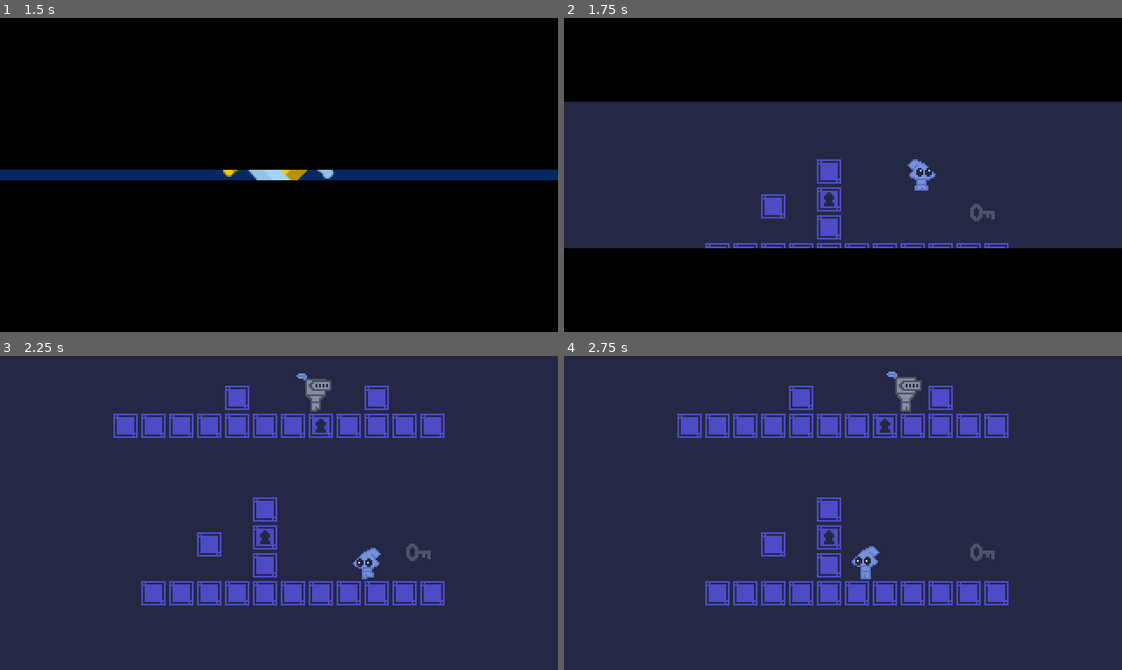
Above: before the commit, frames 1-4 (two rows, left to right).
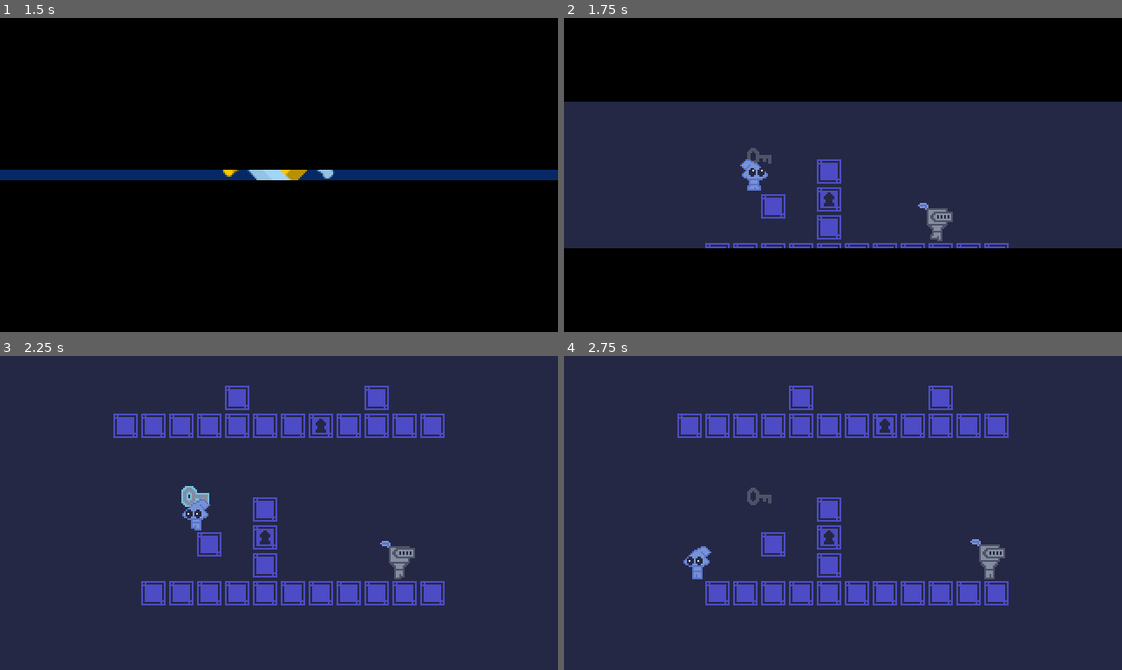
Above: after the commit, the same moments.

Repository: dw3nt/palette-jam-2-break
Game: Godot game, scene res://Main.tscn
The game is run twice, just before and just after one commit, with the same random seed, the same clock (stepped at 60 frames per second) and the same inputs.
Inputs (mouse positions are in pixels of both pictures, inside the frame that each line leads up to):
- Up to frame 1 (1.5 s): tap Enter at 0.5 s; move the mouse to (401, 159) at 0.52 s; hold E (interact) 0.53-1.28 s; hold D (move_right) from 0.53 s (still down); tap Space (jump) at 0.77 s; move the mouse to (167, 190) at 1.27 s; tap S (crouch) at 1.35 s
- Up to frame 2 (1.75 s): keep holding D (move_right); tap Space (jump) at 1.52 s; tap E (interact) at 1.55 s
- Up to frame 3 (2.25 s): move the mouse to (334, 443) at 2.02 s; release D (move_right) at 2.03 s; hold A (move_left) from 2.03 s (still down); hold E (interact) from 2.03 s (still down)
- Up to frame 4 (2.75 s): keep holding A (move_left); keep holding E (interact)

Frame 1 is identical in both runs. In frame 2, 1.1% of the frame differs, in the area x 31-78%, y 41-72%; in frame 3, 1.4%, in the area x 32-78%, y 5-72%; in frame 4, 1.4%.

Commit message:
guard reverts state after stun

Diff:
--- a/characters/guard/Chase.gd
+++ b/characters/guard/Chase.gd
@@ -1,4 +1,6 @@
 extends GuardState
+
+const TARGET_POS_OFFSET := Vector2(0, -12)
 
 var target : Player
 
@@ -11,10 +13,12 @@
 	target = params.target
 
 
-func physics_process(delta : float) -> void:
+func process(delta : float) -> void:
 	if !canSeeTarget():
 		fsm.change_state("Patrol")
 
+
+func physics_process(delta : float) -> void:
 	var moveDirX = sign(target.global_position.x - global_position.x)
 	fsm.velocity.x = moveDirX * CHASE_SPEED
 
@@ -22,8 +26,9 @@
 
 
 func canSeeTarget() -> bool:
-	var distanceToTarget = global_position.distance_to(target.global_position)
-	targetSight.cast_to = (target.global_position - targetSight.global_position).normalized() * distanceToTarget
+	var targetPos = target.global_position + TARGET_POS_OFFSET
+	var distanceToTarget = targetSight.global_position.distance_to(targetPos)
+	targetSight.cast_to = (targetPos - targetSight.global_position).normalized() * distanceToTarget
 
 	return !targetSight.is_colliding()
 
--- a/characters/guard/Guard.gd
+++ b/characters/guard/Guard.gd
@@ -24,3 +24,11 @@
 	stateWrap.state.physics_process(delta)
 	move_and_slide(stateWrap.velocity, Vector2.UP)
 	stateWrap.isOnFloor = is_on_floor()
+
+
+func _on_HurtDetect_body_entered(body : PickUpItem) -> void:
+	if !body:
+		return
+
+	if body.isThrown:
+		stateWrap.change_state("Stun")
--- a/characters/guard/Guard.tscn
+++ b/characters/guard/Guard.tscn
@@ -162,6 +162,10 @@
 "values": [ 11, 12, 13, 14, 15 ]
 }
 
+[sub_resource type="CapsuleShape2D" id=13]
+radius = 6.0
+height = 12.0
+
 [node name="Guard" type="KinematicBody2D"]
 collision_layer = 8
 script = ExtResource( 2 )
@@ -175,7 +179,6 @@
 visible = false
 position = Vector2( 0, -28 )
 frames = SubResource( 8 )
-frame = 2
 playing = true
 
 [node name="ExclaimationSprite" type="Sprite" parent="."]
@@ -196,6 +199,14 @@
 anims/run = SubResource( 4 )
 anims/stun = SubResource( 7 )
 
+[node name="HurtDetect" type="Area2D" parent="."]
+collision_layer = 0
+collision_mask = 2
+
+[node name="CollisionShape2D" type="CollisionShape2D" parent="HurtDetect"]
+position = Vector2( 0, -10 )
+shape = SubResource( 13 )
+
 [node name="GuardStateMachine" type="Node2D" parent="."]
 script = ExtResource( 3 )
 animationPlayerPath = NodePath("../AnimationPlayer")
@@ -212,6 +223,7 @@
 [node name="PlayerDetect" type="RayCast2D" parent="GuardStateMachine/Idle"]
 position = Vector2( 0, -4 )
 cast_to = Vector2( 50, 0 )
+collision_mask = 17
 
 [node name="Patrol" type="Node2D" parent="GuardStateMachine"]
 script = ExtResource( 5 )
@@ -237,6 +249,7 @@
 [node name="PlayerDetect" type="RayCast2D" parent="GuardStateMachine/Patrol"]
 position = Vector2( 0, -4 )
 cast_to = Vector2( 50, 0 )
+collision_mask = 17
 
 [node name="Fall" type="Node2D" parent="GuardStateMachine"]
 script = ExtResource( 6 )
@@ -259,6 +272,7 @@
 wait_time = 3.0
 one_shot = true
 
+[connection signal="body_entered" from="HurtDetect" to="." method="_on_HurtDetect_body_entered"]
 [connection signal="timeout" from="GuardStateMachine/Idle/Timer" to="GuardStateMachine/Idle" method="_on_Timer_timeout"]
 [connection signal="timeout" from="GuardStateMachine/Patrol/Timer" to="GuardStateMachine/Patrol" method="_on_Timer_timeout"]
 [connection signal="timeout" from="GuardStateMachine/Patrol/EdgeDetect/EdgeTimer" to="GuardStateMachine/Patrol" method="_on_EdgeTimer_timeout"]
--- a/characters/guard/Idle.gd
+++ b/characters/guard/Idle.gd
@@ -28,7 +28,7 @@
 
 	slideToHalt()
 
-	if playerDetect.is_colliding():
+	if playerDetect.is_colliding() && playerDetect.get_collider() is Player:
 		fsm.change_state("Alert", { "target" : playerDetect.get_collider() })
 
 
--- a/characters/guard/Patrol.gd
+++ b/characters/guard/Patrol.gd
@@ -50,7 +50,7 @@
 	elif wallDetect.is_colliding():
 		moveDir *= -1
 		handleFacing(moveDir)
-	elif playerDetect.is_colliding():
+	elif playerDetect.is_colliding() && playerDetect.get_collider() is Player:
 		fsm.change_state("Alert", { "target" : playerDetect.get_collider() })
 
 	fsm.velocity.x = moveDir * PATROL_SPEED
--- a/characters/player/Player.gd
+++ b/characters/player/Player.gd
@@ -87,6 +87,7 @@
 func pickUpItem() -> void:
 	if closestItem:
 		heldItem = closestItem
+		heldItem.isHeld = true
 		heldItem.highlight(false)
 		heldItem.disableDetect()
 		closestItem = null
@@ -96,5 +97,6 @@
 
 func dropItem() -> void:
 	if heldItem:
+		heldItem.isHeld = false
 		heldItem.throw(Vector2(1.0, 1.0).normalized(), 0.5)
 		heldItem = null
--- a/characters/player/Throw.gd
+++ b/characters/player/Throw.gd
@@ -11,6 +11,7 @@
 	timer.start()
 
 	fsm.get_parent().heldItem.throw(params.throwDir, params.scale)
+	fsm.get_parent().heldItem.isHeld = false
 	fsm.get_parent().heldItem = null
 
 
--- a/objects/LockedBlock.gd
+++ b/objects/LockedBlock.gd
@@ -5,5 +5,6 @@
 	if !body:
 		return
 
-	queue_free()
-	body.queue_free()
+	if !body.isHeld:
+		queue_free()
+		body.queue_free()
--- a/rooms/Playground.tscn
+++ b/rooms/Playground.tscn
@@ -61,13 +61,13 @@
 [node name="ItemWrap" type="Node2D" parent="." index="2"]
 
 [node name="Key" parent="ItemWrap" index="0" instance=ExtResource( 6 )]
-position = Vector2( 240, 112 )
+position = Vector2( 112, 80 )
 
 [node name="Guard" parent="." index="3" instance=ExtResource( 7 )]
-position = Vector2( 160, 32 )
+position = Vector2( 208, 128 )
 
 [node name="Player" parent="." index="4" instance=ExtResource( 4 )]
-position = Vector2( 192, 128 )
+position = Vector2( 96, 128 )
 
 [node name="GuardEdge" parent="." index="5" instance=ExtResource( 8 )]
 position = Vector2( 48, 32 )
Not shown: 1 places in characters/guard/Guard.tscn that only renumber resources
